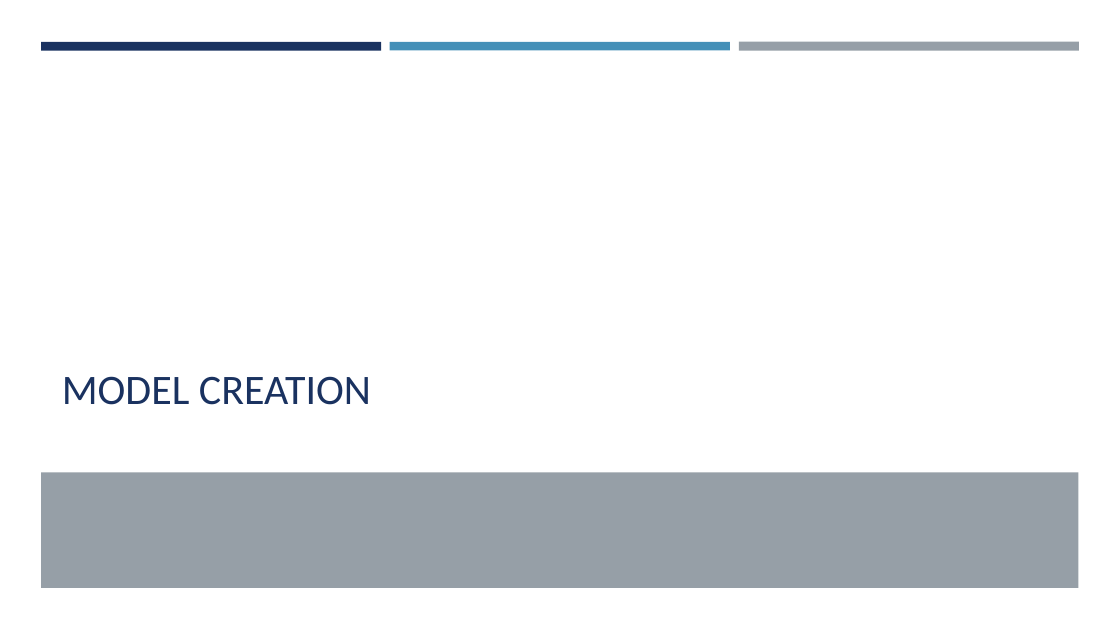
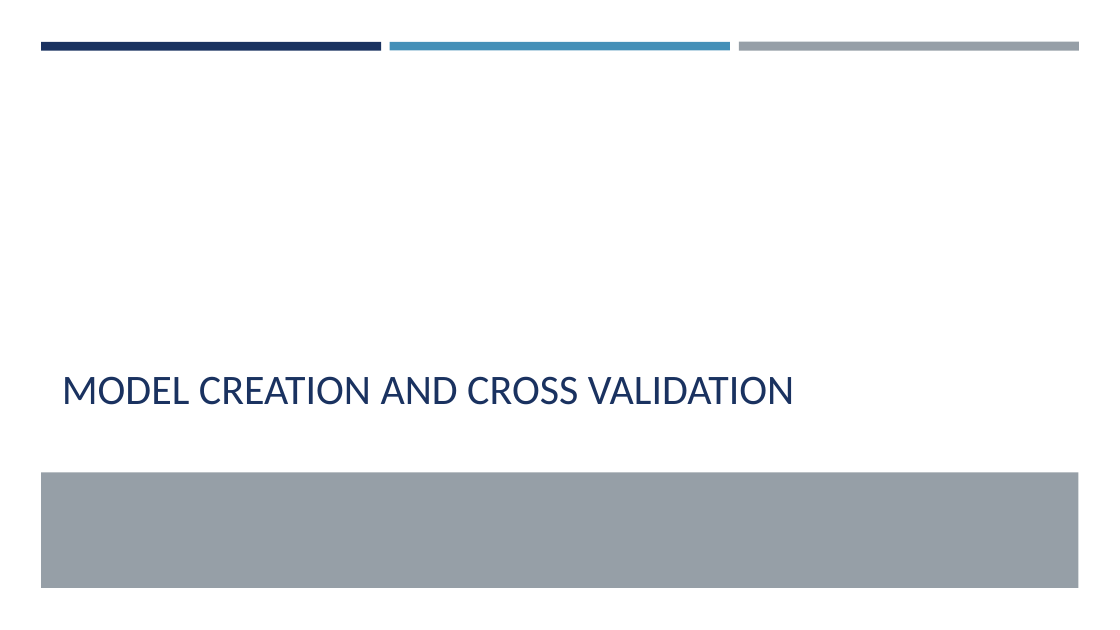
Before and after one commit to jainhsuya/msds.6306.case.study.2, a slide deck: slide 8 of Case Study 2.pptx. Drawn at 1120x630 pixels with LibreOffice and Linux fonts; fonts in the diff are those of the drawing. Boxes give left, top, right and bottom in pixels: in the first picture for what was removed or moved away, otherwise in the second. Text is boxed around its words. In the diff, an @@ line names an element or a change of style, - is before the commit and + after.

Commit message:
Missing slide Cross Validation and Conclusion slides

```diff
--- a/Case Study 2.pptx
+++ b/Case Study 2.pptx
@@ title at box(62, 376, 794, 405): text changed @@
-MODEL CREATION
+MODEL CREATION AND CROSS VALIDATION
```
Also in this commit, not shown: 5 other slides changed, 2 slides removed.
